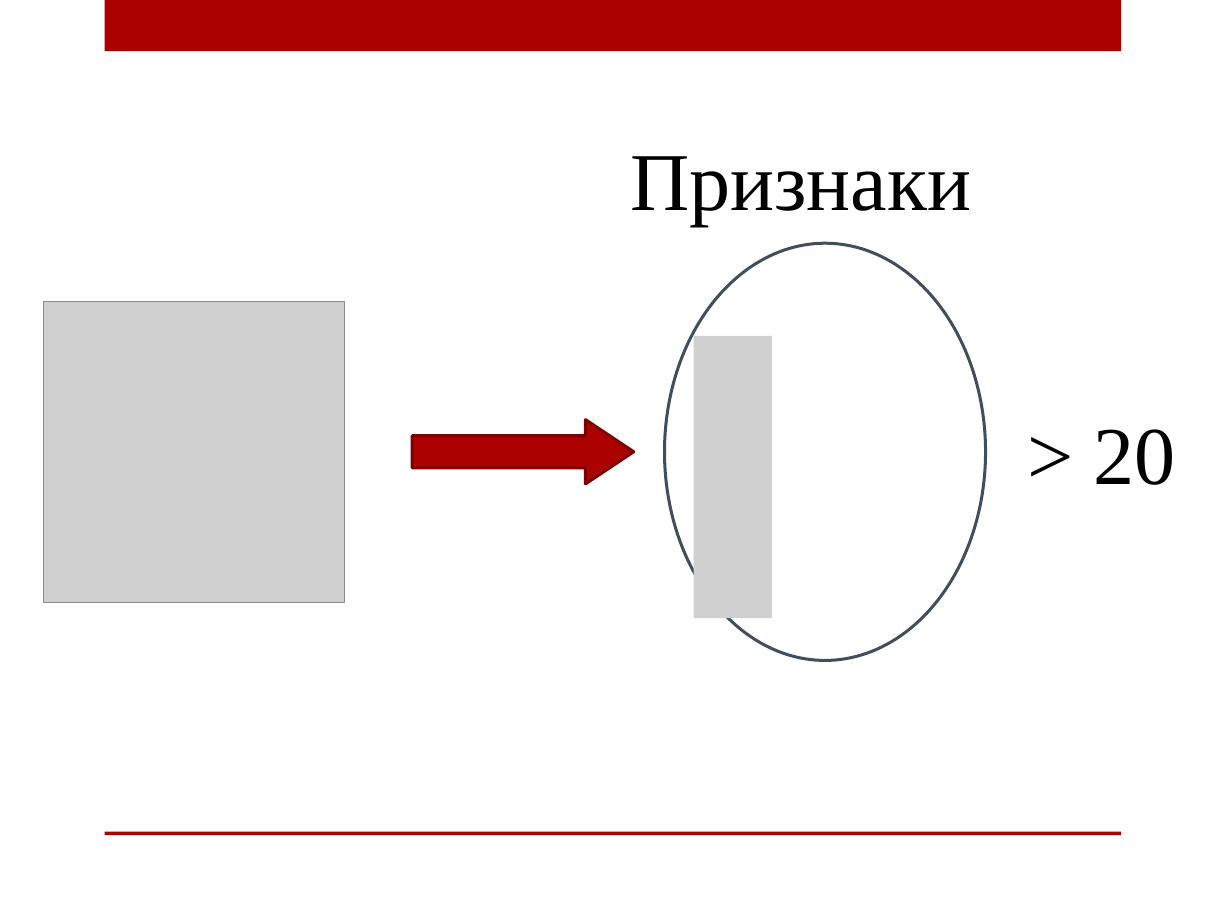
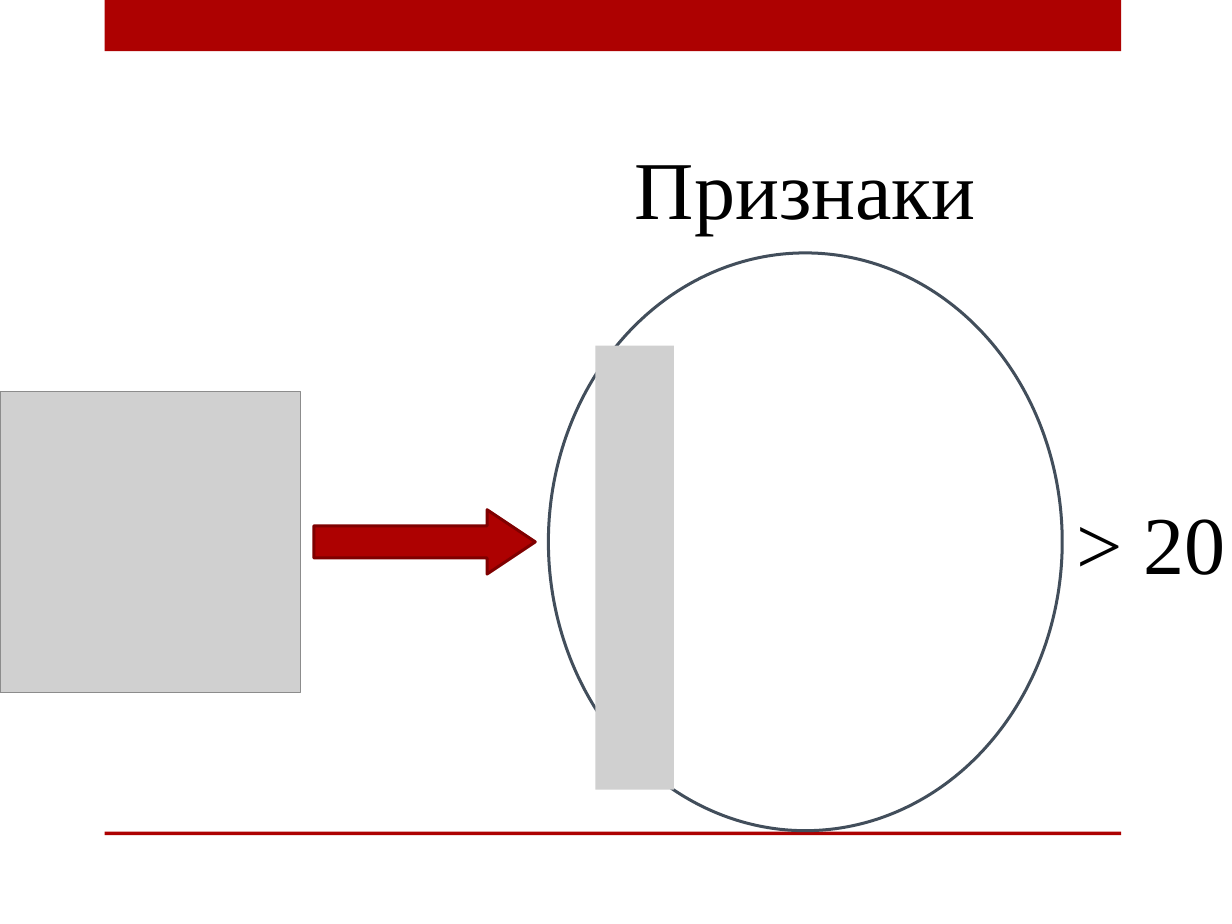
Before and after one commit to AnnaIbakaeva/Genetic, a slide deck: slide 4 of Диплом/Магистратура.Ибакаева.pptx. Drawn at 1232x924 pixels with LibreOffice and Linux fonts; fonts in the diff are those of the drawing; grey boxes stand for pictures; background and template pictures are left out. Boxes give left, top, right and bottom in pixels: in the first picture for what was removed or moved away, otherwise in the second. Text is boxed around its words. In the diff, an @@ line names an element or a change of style, - is before the commit and + after.

```diff
--- a/Диплом/Магистратура.Ибакаева.pptx
+++ b/Диплом/Магистратура.Ибакаева.pptx
@@ text "Признаки": place and size @@
-text "Признаки" at bbox=[630, 156, 971, 225]
+text "Признаки" at bbox=[635, 165, 976, 234]
@@ ellipse: place and size @@
-ellipse at bbox=[664, 243, 986, 660]
+ellipse at bbox=[548, 253, 1062, 830]
@@ picture added at bbox=[595, 346, 674, 791] @@
@@ picture removed at bbox=[694, 336, 772, 618] @@
@@ picture: place and size @@
-picture at bbox=[43, 302, 344, 602]
+picture at bbox=[0, 392, 301, 692]
@@ text "> 20": place and size @@
-text "> 20" at bbox=[1094, 429, 1176, 485]
+text "> 20" at bbox=[1143, 519, 1225, 575]
@@ right arrow: place and size @@
-right arrow at bbox=[413, 420, 634, 484]
+right arrow at bbox=[314, 510, 536, 574]
```
Also in this commit, not shown: 1 other slide changed, 1 slide added, 12 other files.
